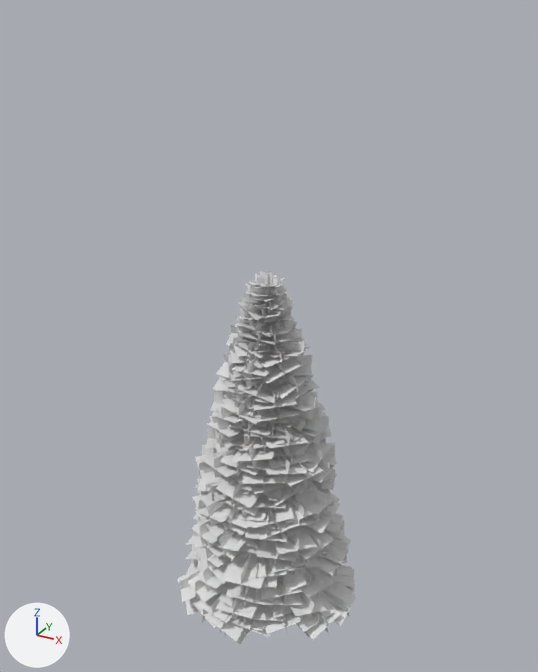
The glTF model src/assets/models/conifers.glb: old version first, new version second.
Both versions are drawn from a 50 mm lens placed at (11.8, -21.3, 21.8), pointed at (-0.1, 0.4, 11.0). Lighting does not change. The marker at lower left points along +X, +Y and +Z. The first picture is the older version.

In view in the first picture: 'spruce0_foliage', 'spruce1_foliage', 'spruce2_foliage'.
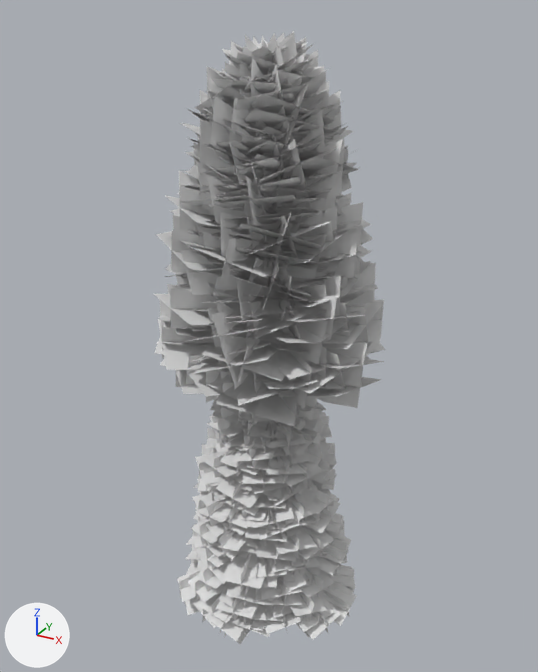
Boxes [x1, y1, x2, y2] around the edits, measured in the pictures (538 x 672 px):
'pine2_foliage', added
    after: [154, 31, 385, 409]
'pine0_foliage', added
    after: [154, 107, 384, 390]
'pine1_foliage', added
    after: [156, 132, 381, 426]

The change in detail:
Mesh me_foliage_005 is new.
It has 2720 vertices, 2040 faces and spans x -4.01..3.93, y -4.2..4.27, z 9.41..21.2.
Mesh me_foliage_004 is new.
It has 2080 vertices, 1560 faces and spans x -4.24..4.26, y -3.94..4.04, z 9.02..18.67.
Mesh me_foliage_003 is new.
It has 2064 vertices, 1548 faces and spans x -3.76..4.36, y -4.14..4.13, z 10.07..19.77.
Object 'pine2_foliage' (ob_pine2_foliage) is new; it shows me_foliage_005.
Its location is (0.0, 0.0, 0.0).
Object 'pine1_foliage' (ob_pine1_foliage) is new; it shows me_foliage_004.
Its location is (0.0, 0.0, 0.0).
Object 'pine0_foliage' (ob_pine0_foliage) is new; it shows me_foliage_003.
Its location is (0.0, 0.0, 0.0).
